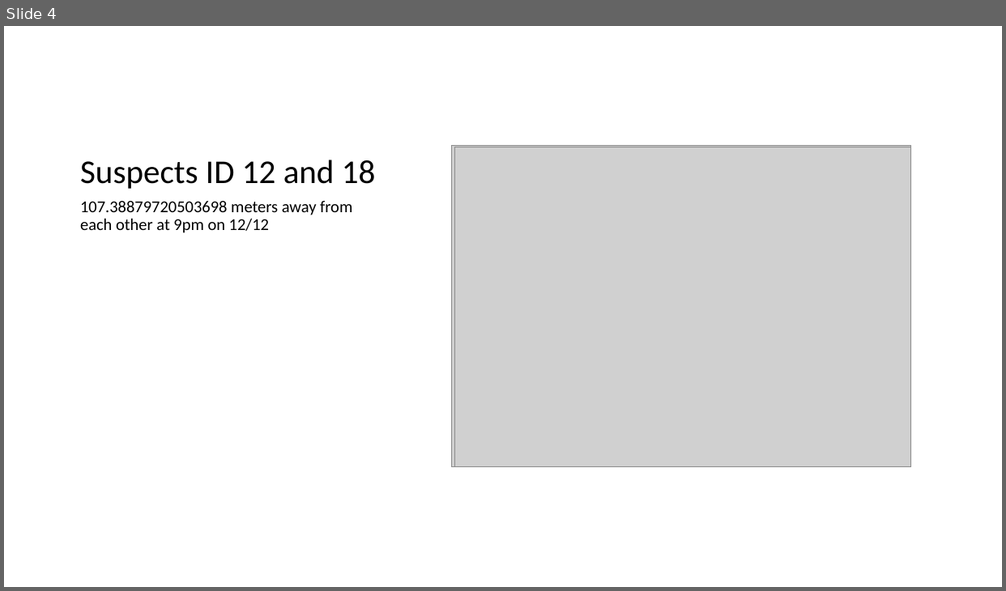
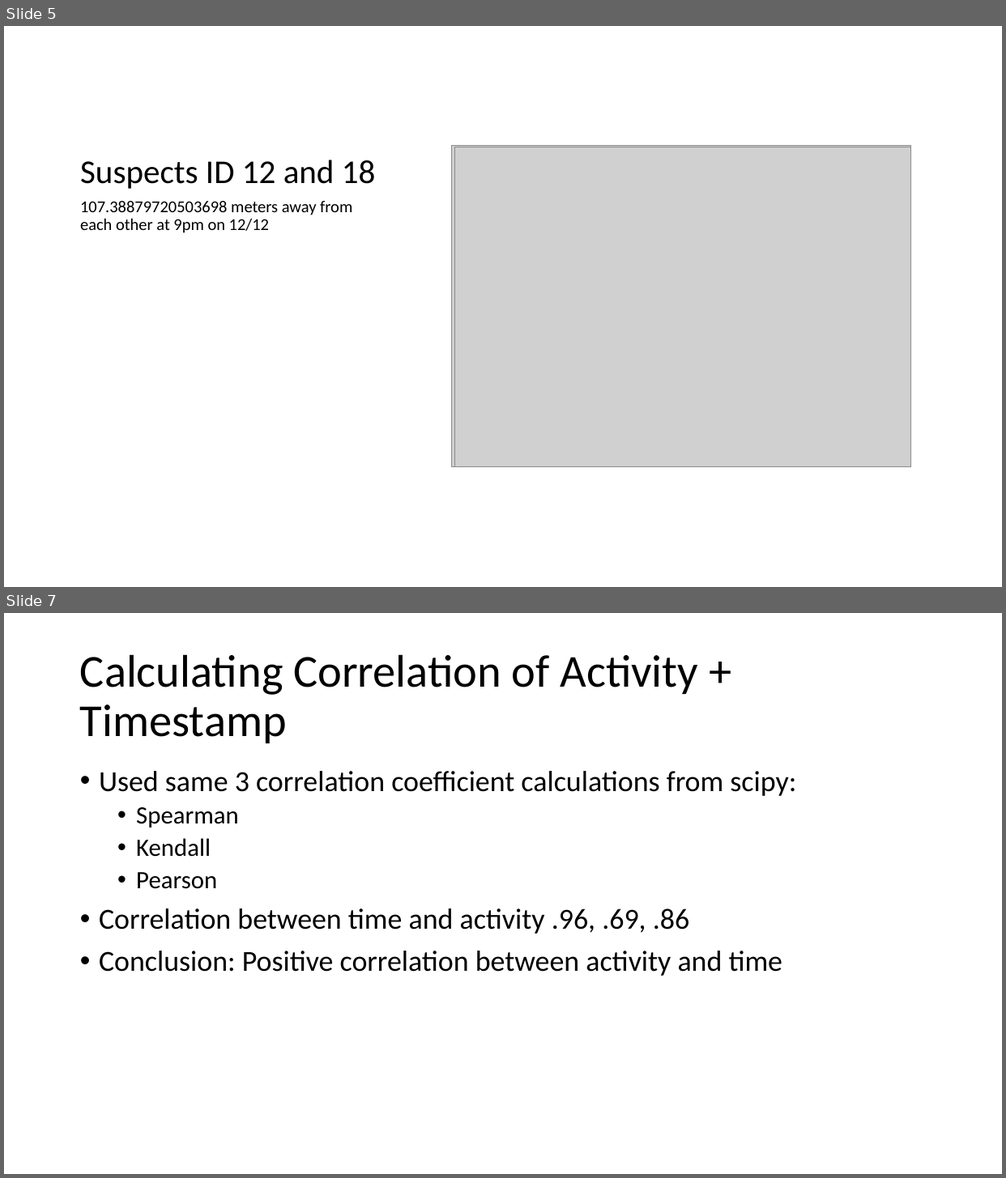
Before and after one commit to ian-mcnichols/CS_480, a slide deck: 480_HW1.pptx. Shown one above the other, each under a label of ours: slide 4 before the commit, slides 5 and 7 after it; the slides between them are not shown. The pictures are 1006x591 and 1006x1178 pixels, drawn with LibreOffice and Linux fonts; fonts in the diff are those of the drawing; grey boxes stand for pictures. Boxes give left, top, right and bottom in pixels: in the first picture for what was removed or moved away, otherwise in the second. Text is boxed around its words. In the diff, an @@ line names an element or a change of style, - is before the commit and + after.

```diff
--- a/480_HW1.pptx
+++ b/480_HW1.pptx
@@ slide 7 added at box(4, 613, 1002, 1174), background #FFFFFF @@
@@ title added at box(80, 654, 699, 743), 44 pt, text #000000 @@
+Calculating Correlation of Activity + Timestamp
@@ text added at box(99, 771, 796, 976), 28 pt, text #000000 @@
+• Used same 3 correlation coefficient calculations from scipy:
+  • Spearman
+  • Kendall
+  • Pearson
+• Correlation between time and activity .96, .69, .86
+• Conclusion: Positive correlation between activity and time
@@ what was slide 4 is now slide 5 @@
```
Also in this commit, not shown: 2 other slides added, 3 other files.
